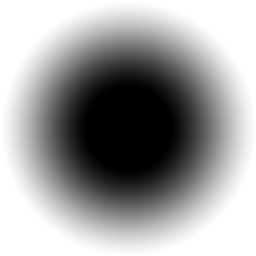
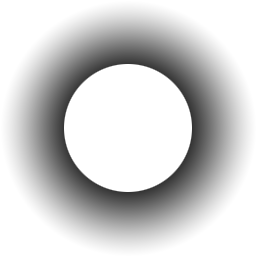
Comparing the layer stacks of the two 256×256 images. Changes:
painted on "Layer 1" over left=64, top=64, right=192, bottom=192
